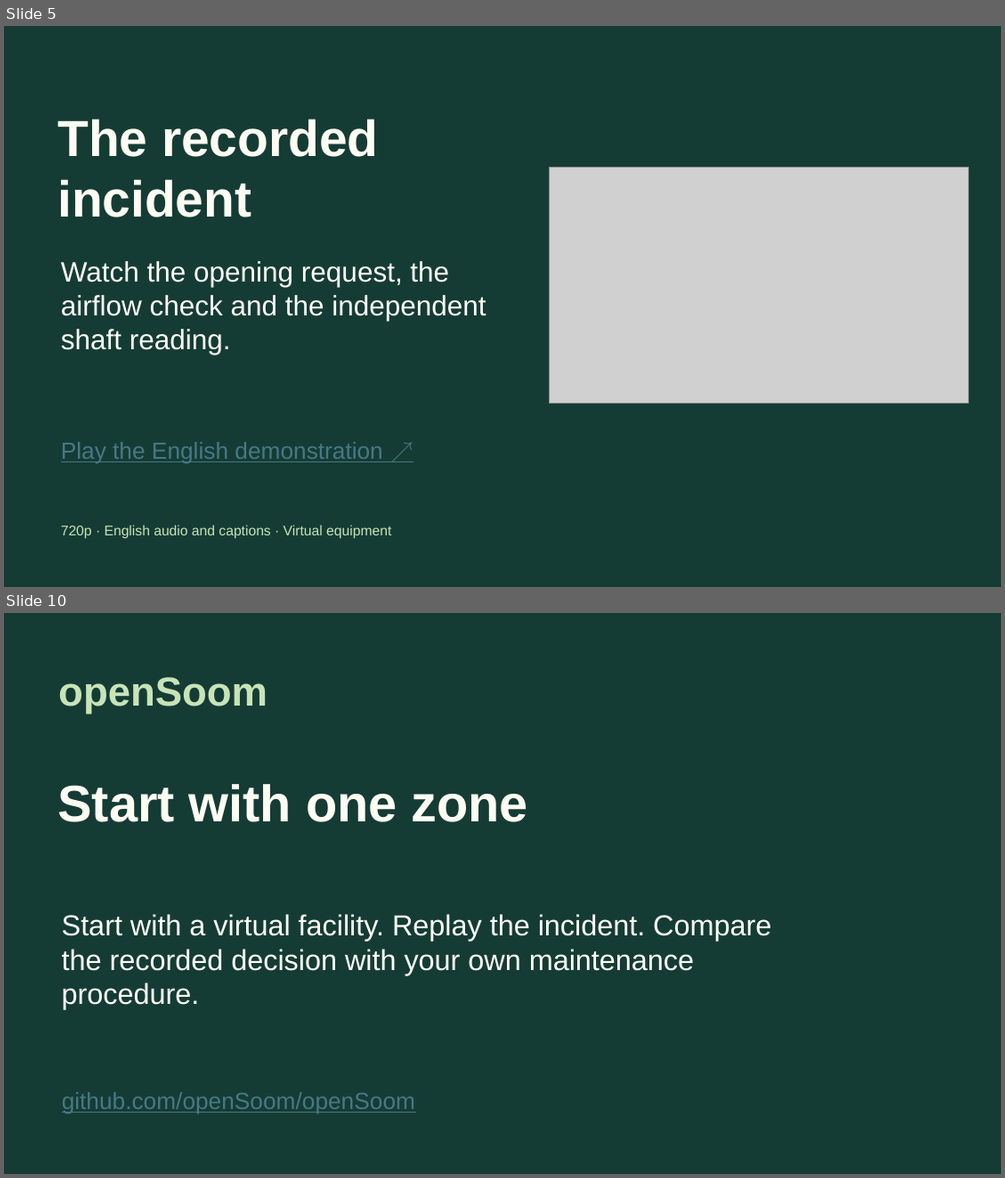
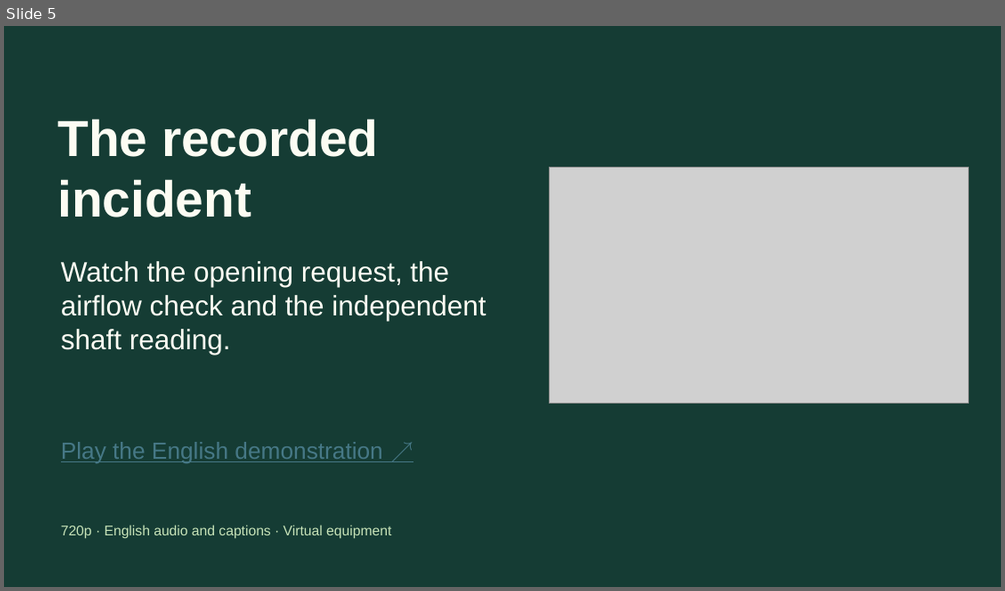
Before and after one commit to openSoom/openSoom, a slide deck: deliverables/presentation/openSoom-evaluation.pptx. Shown one above the other, each under a label of ours: slides 5 and 10 before the commit, slide 5 after it; the slides between them are not shown. The pictures are 1005x1178 and 1005x591 pixels, drawn with LibreOffice and Linux fonts; fonts in the diff are those of the drawing; grey boxes stand for pictures. Boxes give left, top, right and bottom in pixels: in the first picture for what was removed or moved away, otherwise in the second. Text is boxed around its words. In the diff, an @@ line names an element or a change of style, - is before the commit and + after.

Commit message:
Give technicians an independent workbench and measure the inspection decision against two baselines

```diff
--- a/deliverables/presentation/openSoom-evaluation.pptx
+++ b/deliverables/presentation/openSoom-evaluation.pptx
@@ slide 10 removed at [4, 613, 1001, 1174], background #153C34 @@
@@ text removed at [58, 677, 267, 714] @@
-openSoom
@@ text removed at [57, 784, 528, 822] @@
-Start with one zone
@@ text removed at [62, 914, 771, 1010] @@
-Start with a virtual facility. Replay the incident. Compare the recorded decision with your own maintenance procedure.
@@ text removed at [62, 1092, 415, 1113] @@
-github.com/openSoom/openSoom
```
Also in this commit, not shown: 4 slides changed, 3 slides added, 2 other slides removed, 42 other files.
